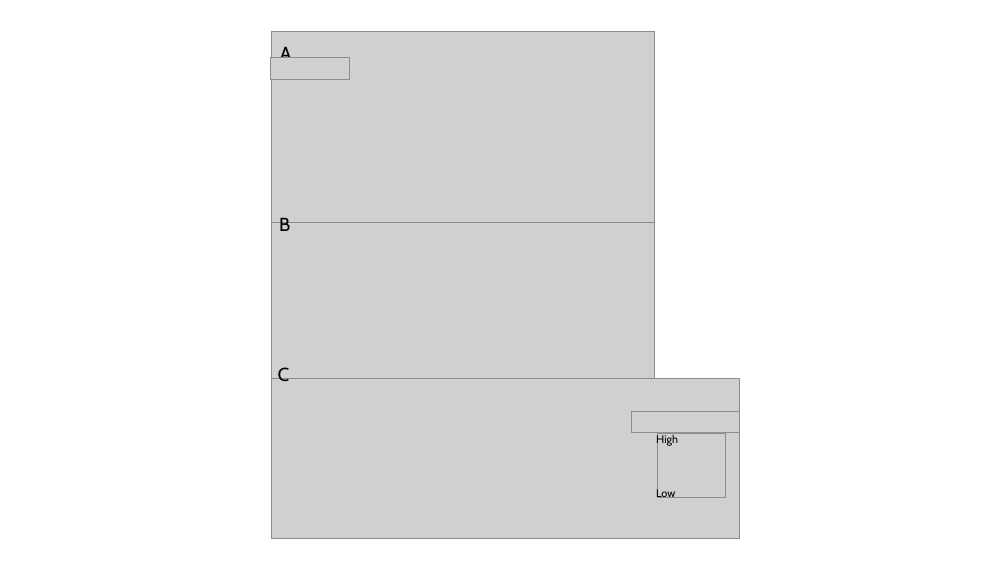
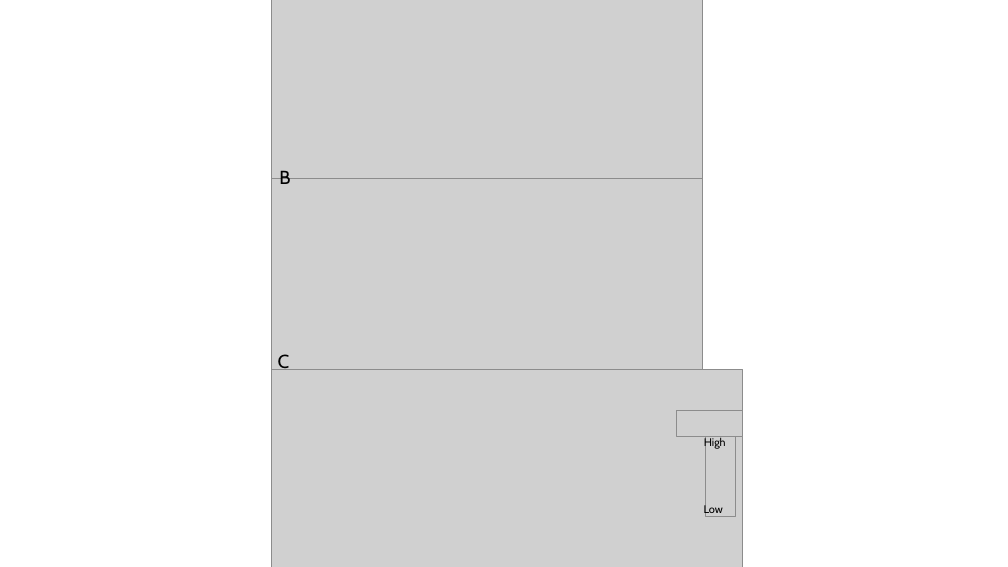
Before and after one commit to renatamuy/eride, a slide deck: slide 1 of results/Figures/Figures.pptx. Drawn at 1008x567 pixels with LibreOffice and Linux fonts; fonts in the diff are those of the drawing; grey boxes stand for pictures; background and template pictures are left out. Boxes give left, top, right and bottom in pixels: in the first picture for what was removed or moved away, otherwise in the second. Text is boxed around its words. In the diff, an @@ line names an element or a change of style, - is before the commit and + after.

```diff
--- a/results/Figures/Figures.pptx
+++ b/results/Figures/Figures.pptx
@@ picture: place and size @@
-picture at <box>271,31,654,222</box>
+picture at <box>271,0,702,178</box>
@@ picture removed at <box>271,57,349,79</box> @@
@@ text removed at <box>280,46,292,58</box> @@
-A
@@ picture: place and size @@
-picture at <box>271,200,654,397</box>
+picture at <box>271,151,702,393</box>
@@ text "B": place and size @@
-text "B" at <box>279,217,290,231</box>
+text "B" at <box>279,170,290,184</box>
@@ text "C": place and size @@
-text "C" at <box>278,367,290,382</box>
+text "C" at <box>278,354,290,370</box>
@@ picture: place and size @@
-picture at <box>271,378,740,539</box>
+picture at <box>271,369,743,567</box>
@@ picture: place and size @@
-picture at <box>631,412,740,433</box>
+picture at <box>677,411,743,437</box>
@@ text "High": place and size @@
-text "High" at <box>656,434,678,446</box>
+text "High" at <box>704,437,726,449</box>
@@ picture: place and size @@
-picture at <box>658,433,726,498</box>
+picture at <box>706,437,736,516</box>
@@ text "Low": place and size @@
-text "Low" at <box>656,488,675,498</box>
+text "Low" at <box>704,504,723,516</box>
```
Also in this commit, not shown: 6 other files.
